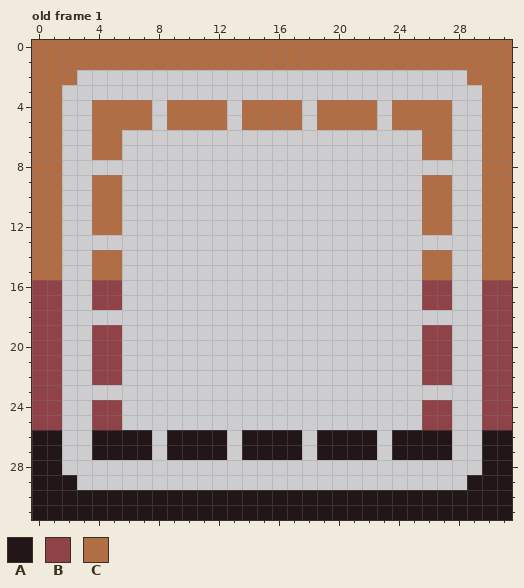
One commit to this pixel-art file: Project Games/Project Mini Farm Simulator/Aseprite/basic UI/CollectableRoom_UI.aseprite. Above: the version before the commit.
32x32 pixels, 4 frames. Shown: old frame 1. The commit also changed other frames, which this record leaves out.
Palette (. is transparent): A #231618  B #8f4349  C #b16e45
Pixels before, old frame 1, first column x 0:
 0 CCCCCCCCCCCCCCCCCCCCCCCCCCCCCCCC
 1 CCCCCCCCCCCCCCCCCCCCCCCCCCCCCCCC
 2 CCC..........................CCC
 3 CC............................CC
 4 CC..CCCC.CCCC.CCCC.CCCC.CCCC..CC
 5 CC..CCCC.CCCC.CCCC.CCCC.CCCC..CC
 6 CC..CC....................CC..CC
 7 CC..CC....................CC..CC
 8 CC............................CC
 9 CC..CC....................CC..CC
10 CC..CC....................CC..CC
11 CC..CC....................CC..CC
12 CC..CC....................CC..CC
13 CC............................CC
14 CC..CC....................CC..CC
15 CC..CC....................CC..CC
16 BB..BB....................BB..BB
17 BB..BB....................BB..BB
18 BB............................BB
19 BB..BB....................BB..BB
20 BB..BB....................BB..BB
21 BB..BB....................BB..BB
22 BB..BB....................BB..BB
23 BB............................BB
24 BB..BB....................BB..BB
25 BB..BB....................BB..BB
26 AA..AAAA.AAAA.AAAA.AAAA.AAAA..AA
27 AA..AAAA.AAAA.AAAA.AAAA.AAAA..AA
28 AA............................AA
29 AAA..........................AAA
30 AAAAAAAAAAAAAAAAAAAAAAAAAAAAAAAA
31 AAAAAAAAAAAAAAAAAAAAAAAAAAAAAAAA
The result:
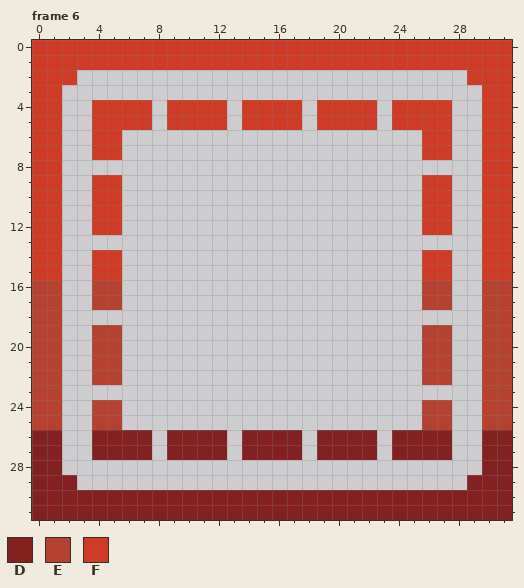
Colours new in this view: D #832121  E #b54131  F #ce3b26
A new or re-ordered frame is compared with the old frame closest to it.
The edit:
frames 4 -> 6
Changed rows in their new state; - is an unchanged pixel.
Frame 6 is new; against old frame 1:
first column x 0:
 0 FFFFFFFFFFFFFFFFFFFFFFFFFFFFFFFF
 1 FFFFFFFFFFFFFFFFFFFFFFFFFFFFFFFF
 2 FFF--------------------------FFF
 3 FF----------------------------FF
 4 FF--FFFF-FFFF-FFFF-FFFF-FFFF--FF
 5 FF--FFFF-FFFF-FFFF-FFFF-FFFF--FF
 6 FF--FF--------------------FF--FF
 7 FF--FF--------------------FF--FF
 8 FF----------------------------FF
 9 FF--FF--------------------FF--FF
10 FF--FF--------------------FF--FF
11 FF--FF--------------------FF--FF
12 FF--FF--------------------FF--FF
13 FF----------------------------FF
14 FF--FF--------------------FF--FF
15 FF--FF--------------------FF--FF
16 EE--EE--------------------EE--EE
17 EE--EE--------------------EE--EE
18 EE----------------------------EE
19 EE--EE--------------------EE--EE
20 EE--EE--------------------EE--EE
21 EE--EE--------------------EE--EE
22 EE--EE--------------------EE--EE
23 EE----------------------------EE
24 EE--EE--------------------EE--EE
25 EE--EE--------------------EE--EE
26 DD--DDDD-DDDD-DDDD-DDDD-DDDD--DD
27 DD--DDDD-DDDD-DDDD-DDDD-DDDD--DD
28 DD----------------------------DD
29 DDD--------------------------DDD
30 DDDDDDDDDDDDDDDDDDDDDDDDDDDDDDDD
31 DDDDDDDDDDDDDDDDDDDDDDDDDDDDDDDD
Boxes around the changes in both pictures, in picture pixels (x1, y1, x2, y2):
changed: (32, 40, 512, 520)
